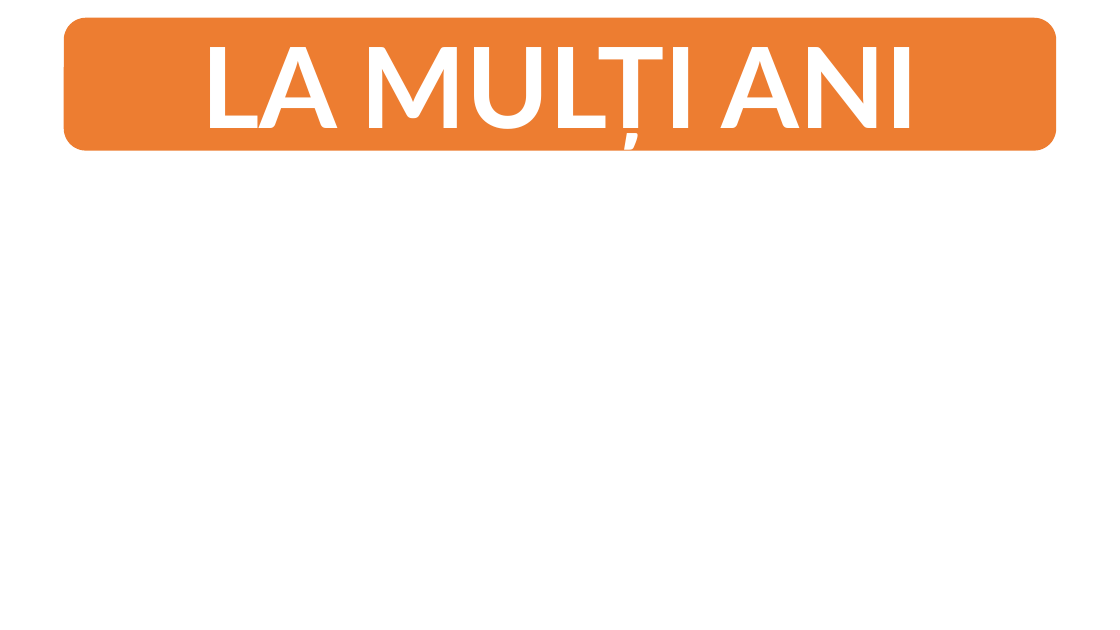
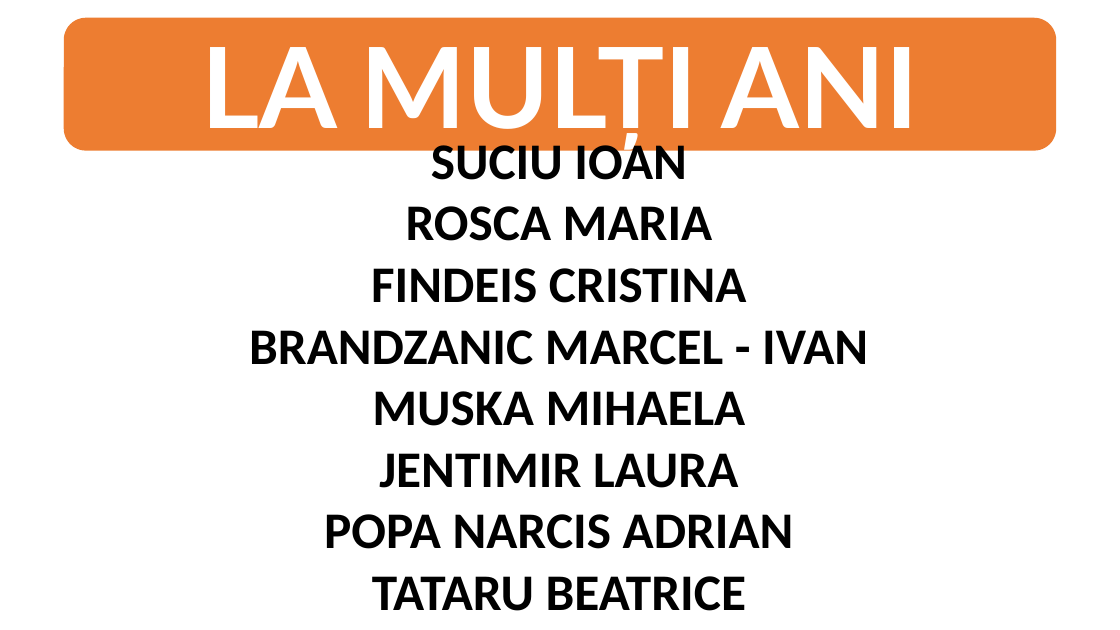
Before and after one commit to Viktorens/BirthdayList_SperantaCluj, a slide deck: slide 1 of Data/Input/SARBATORITI.pptx. Drawn at 1120x630 pixels with LibreOffice and Linux fonts; fonts in the diff are those of the drawing. Boxes give left, top, right and bottom in pixels: in the first picture for what was removed or moved away, otherwise in the second. Text is boxed around its words. In the diff, an @@ line names an element or a change of style, - is before the commit and + after.

```diff
--- a/Data/Input/SARBATORITI.pptx
+++ b/Data/Input/SARBATORITI.pptx
@@ text added at [249,136,868,611], 44 pt, text #000000, bold @@
+SUCIU IOAN
+ROSCA MARIA
+FINDEIS CRISTINA
+BRANDZANIC MARCEL - IVAN
+MUSKA MIHAELA
+JENTIMIR LAURA
+POPA NARCIS ADRIAN
+TATARU BEATRICE
```
Also in this commit, not shown: 5 other files.
